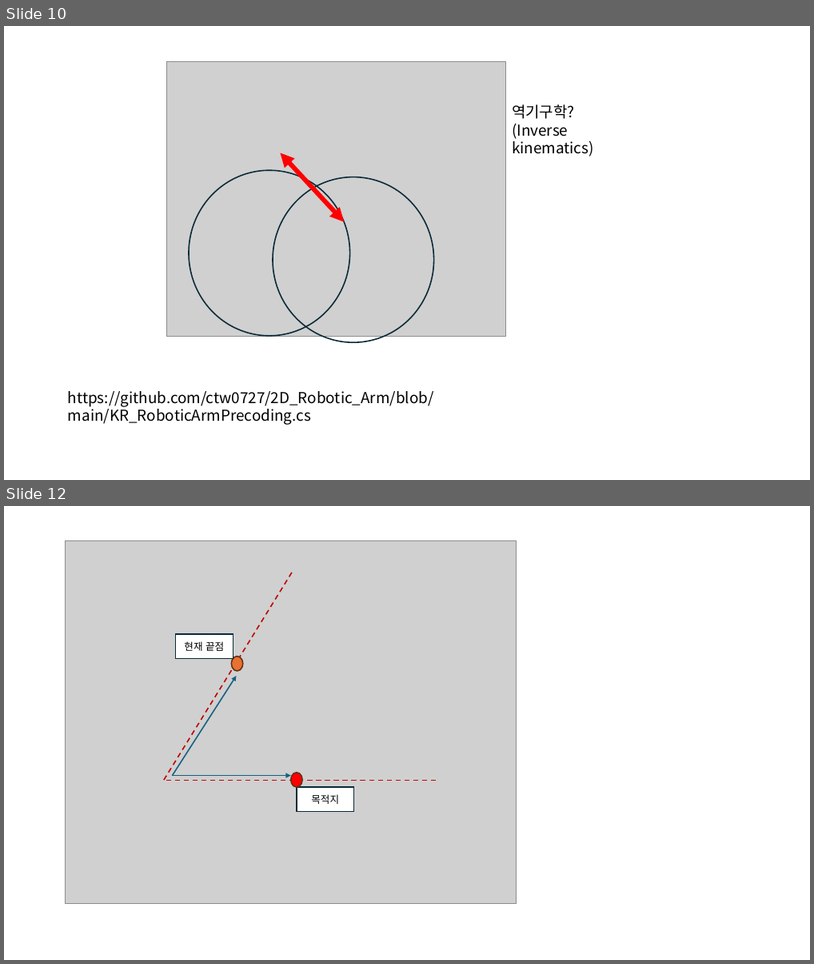
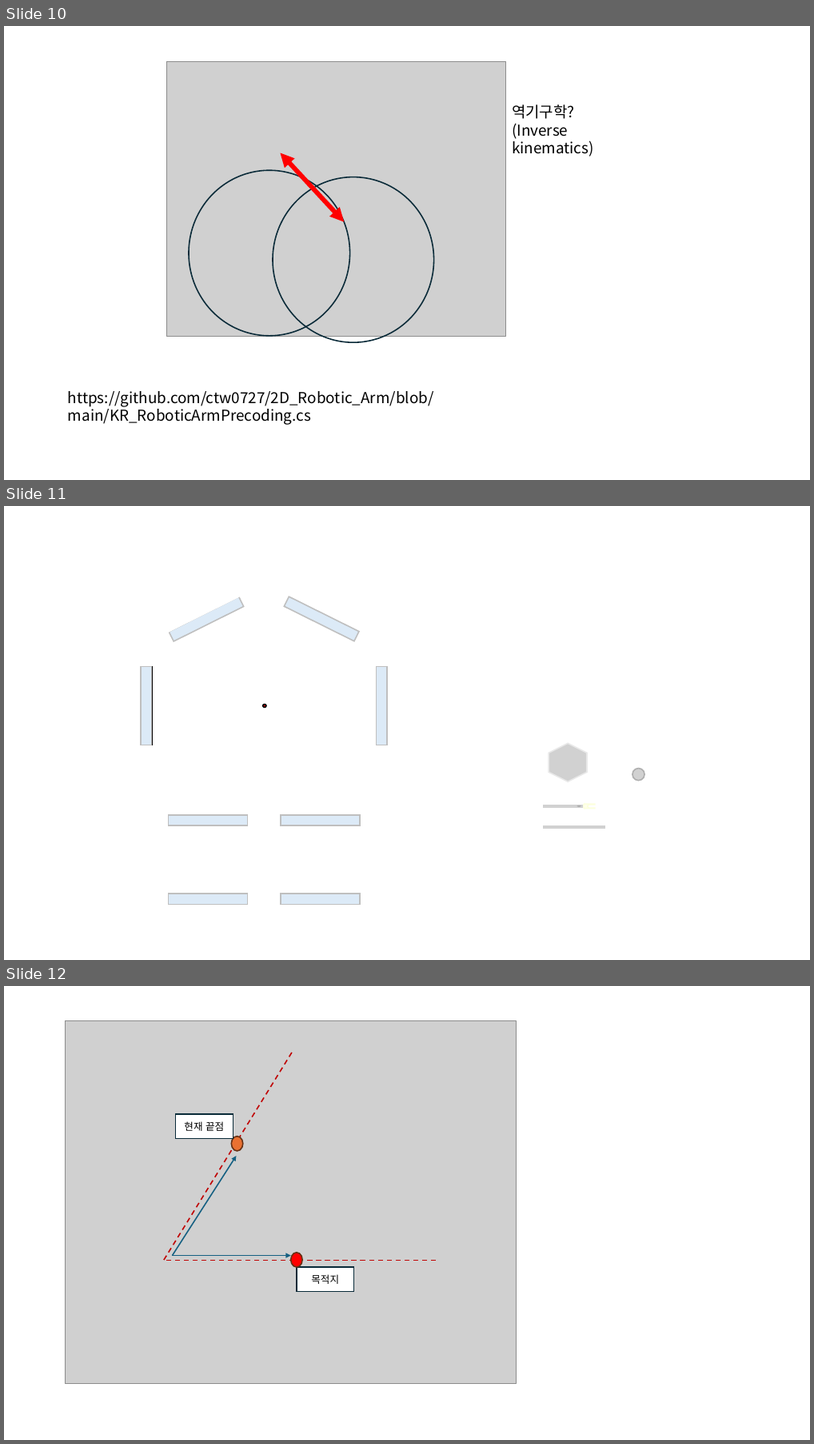
Before and after one commit to Naiery0/Winform_RobotArmUI, a slide deck: Control Design PPT.pptx. Shown one above the other, each under a label of ours: slides 10 and 12 before the commit, slides 10, 11 and 12 after it; the slides between them are not shown. The pictures are 814x964 and 814x1444 pixels, drawn with LibreOffice and Linux fonts; fonts in the diff are those of the drawing; grey boxes stand for pictures. Boxes give left, top, right and bottom in pixels: in the first picture for what was removed or moved away, otherwise in the second. Text is boxed around its words. In the diff, an @@ line names an element or a change of style, - is before the commit and + after.

```diff
--- a/Control Design PPT.pptx
+++ b/Control Design PPT.pptx
@@ slide 11 added at box(4, 506, 810, 960), background #FFFFFF @@
@@ hexagon added at box(544, 527, 781, 731), fill #FFFFFF @@
@@ group added at box(25, 506, 504, 904): 9 rectangles, 7 rounded rectangles, 1 hexagon, 1 ellipse @@
@@ hexagon added at box(549, 743, 587, 781), fill #D1D1D1, outline #E8E8E8 1.5 pt @@
@@ ellipse added at box(633, 768, 646, 780), fill #D1D1D1, outline #AEAEAE 1.5 pt @@
@@ rectangle added at box(544, 805, 582, 807), fill #F3F3F3, outline #D1D1D1 1.5 pt @@
@@ ellipse added at box(578, 806, 581, 806), fill #D1D1D1, outline #AEAEAE 1.5 pt @@
@@ freeform shape added at box(582, 804, 595, 808), fill #FFFFEB, outline #FCFFDD 1.5 pt @@
@@ rectangle added at box(544, 826, 606, 828), fill #F3F3F3, outline #D1D1D1 1.5 pt @@
```
Also in this commit, not shown: 1 other slide added, 1 slide removed, 14 other files.
